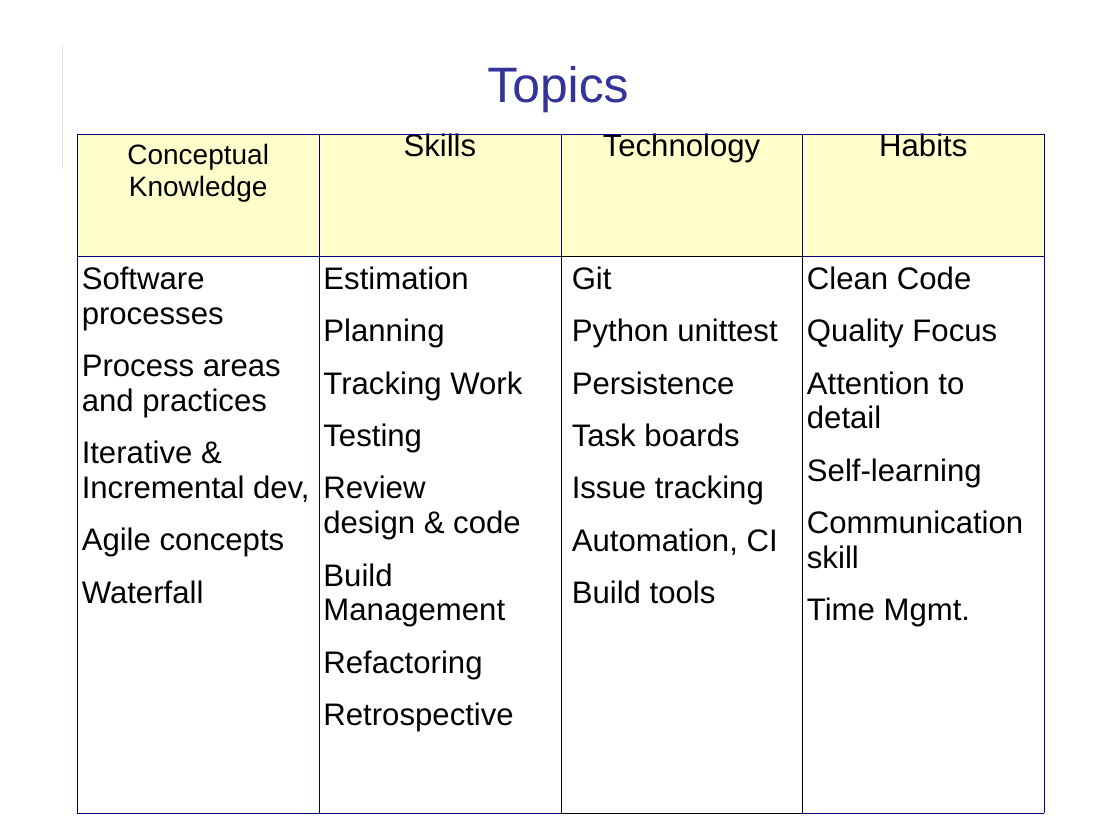
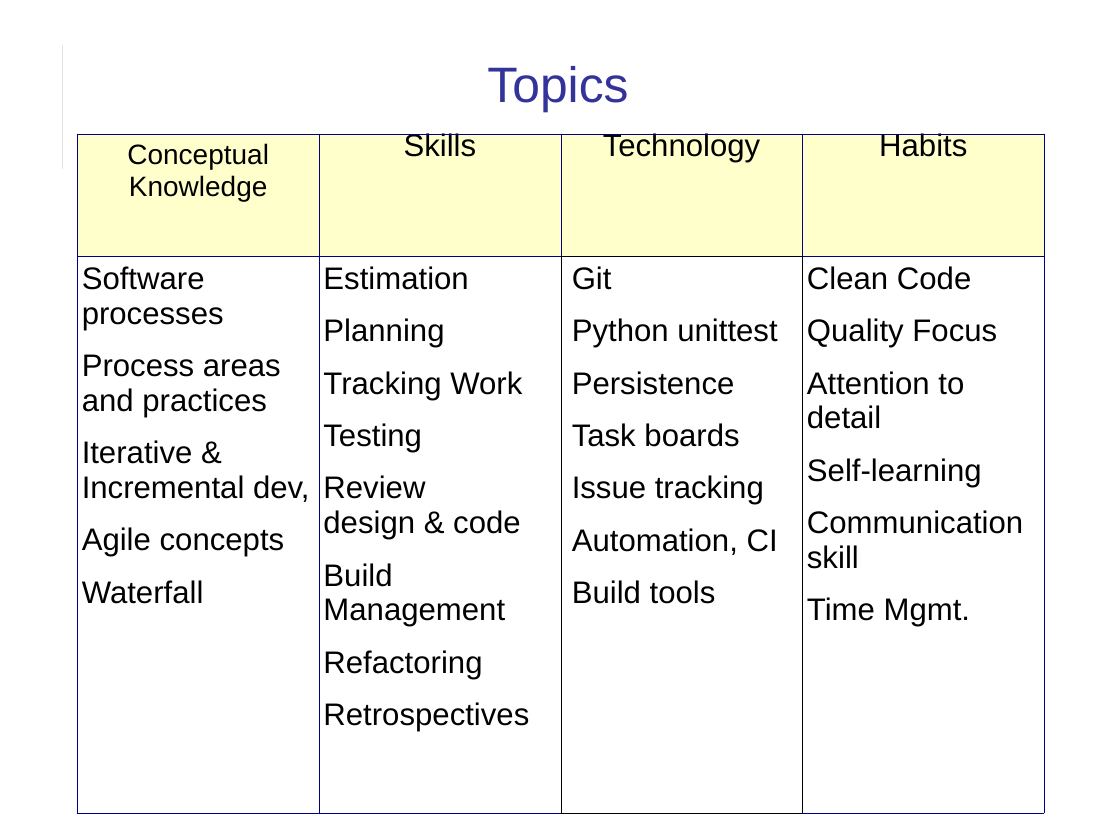
Before and after one commit to cpske/ISP, a slide deck: slide 5 of introduction/Introduction-to-Course.pptx. Drawn at 1120x840 pixels with LibreOffice and Linux fonts; fonts in the diff are those of the drawing. Boxes give left, top, right and bottom in pixels: in the first picture for what was removed or moved away, otherwise in the second. Text is boxed around its words. In the diff, an @@ line names an element or a change of style, - is before the commit and + after.

```diff
--- a/introduction/Introduction-to-Course.pptx
+++ b/introduction/Introduction-to-Course.pptx
@@ table at [77, 133, 1045, 812] @@
-row 2, column 2: Estimation / Planning / Tracking Work / Testing / Review design & code / Build Management / Refactoring / Retrospective
+row 2, column 2: Estimation / Planning / Tracking Work / Testing / Review design & code / Build Management / Refactoring / Retrospectives
```
Also in this commit, not shown: 10 other slides changed, 1 other file.
